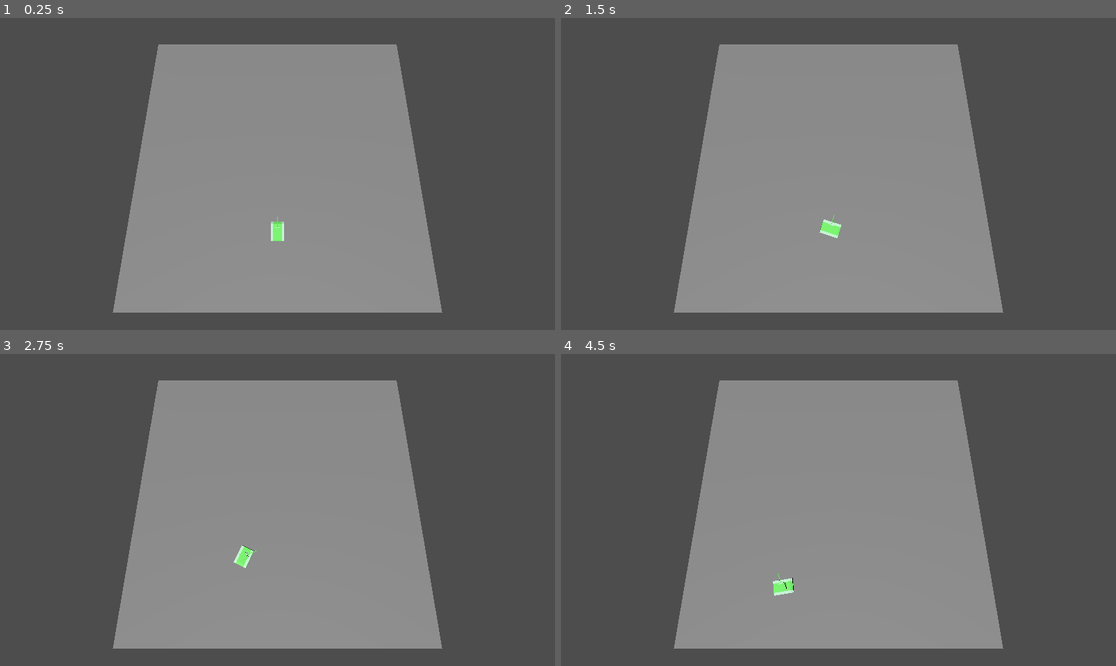
Above: before the commit, frames 1-4 (two rows, left to right).
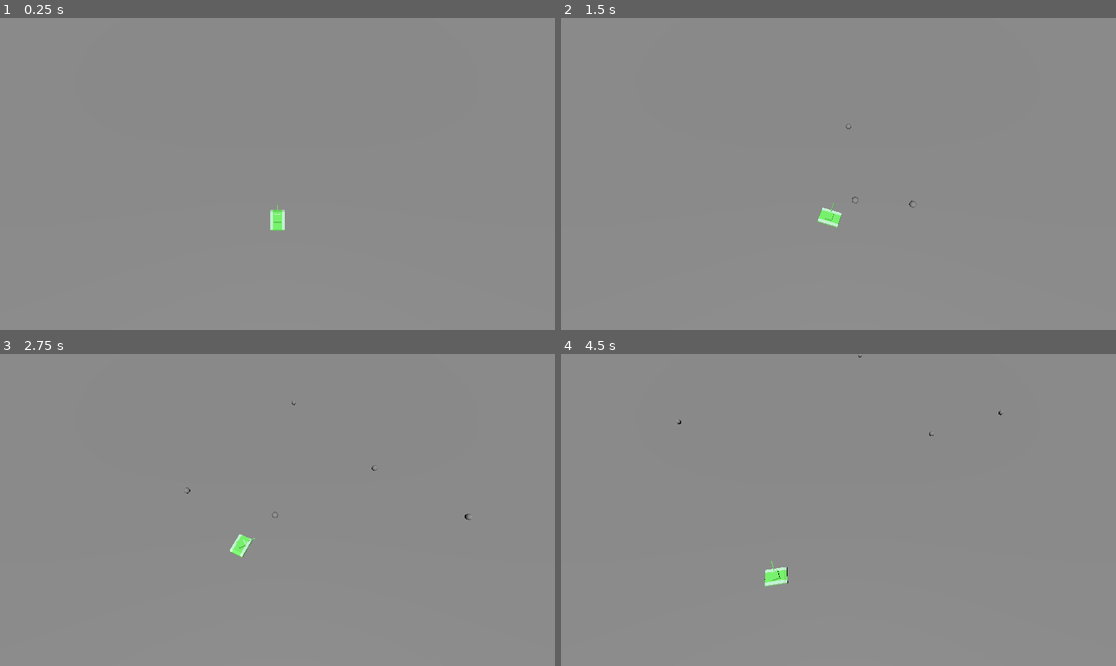
Above: after the commit, the same moments.

Repository: Luke-Joe/tank
Game: Godot game, scene res://scenes/main.tscn
The game is run twice, just before and just after one commit, with the same random seed, the same clock (stepped at 60 frames per second) and the same inputs.
Inputs (mouse positions are in pixels of both pictures, inside the frame that each line leads up to):
- Up to frame 1 (0.25 s): no input
- Up to frame 2 (1.5 s): tap Enter at 0.5 s; move the mouse to (960, 158) at 0.52 s; press the mouse at (960, 158) at 0.53 s; hold D (turn_right) 0.53-1.28 s; move the mouse to (727, 189) at 1.27 s; release the mouse at (727, 189) at 1.28 s; hold S (move_backward) from 1.28 s (still down); click (727, 189) at 1.35 s
- Up to frame 3 (2.75 s): move the mouse to (333, 441) at 2.02 s; release S (move_backward) at 2.03 s; press the mouse at (333, 441) at 2.03 s; hold D (turn_right) from 2.03 s (still down)
- Up to frame 4 (4.5 s): move the mouse to (810, 572) at 2.77 s; release D (turn_right) at 2.78 s; release the mouse at (810, 572) at 2.78 s; hold W (move_forward) 2.78-3.53 s; click (810, 572) at 2.85 s; move the mouse to (1005, 556) at 3.52 s; press the mouse at (1005, 556) at 3.53 s; hold A (turn_left) from 3.53 s (still down); move the mouse to (672, 463) at 4.27 s; release the mouse at (672, 463) at 4.28 s; click (672, 463) at 4.35 s

The runs differ from the first frame. In frame 1, 56% of the frame differs, in the area x 0-100%, y 0-100%; in frame 2, 56%; in frame 3, 56%; in frame 4, 56%.

Commit message:
shell changes

Diff:
--- a/project.godot
+++ b/project.godot
@@ -8,11 +8,15 @@
 
 config_version=5
 
+[animation]
+
+compatibility/default_parent_skeleton_in_mesh_instance_3d=true
+
 [application]
 
 config/name="tank"
 run/main_scene="uid://0hdeb435c6gd"
-config/features=PackedStringArray("4.5", "GL Compatibility")
+config/features=PackedStringArray("4.6", "GL Compatibility")
 config/icon="res://icon.svg"
 
 [input]
--- a/scenes/main.tscn
+++ b/scenes/main.tscn
@@ -7,23 +7,23 @@
 
 [sub_resource type="BoxMesh" id="BoxMesh_efo6m"]
 
-[node name="Main_tscn" type="Node3D"]
+[node name="Main_tscn" type="Node3D" unique_id=1479040445]
 
-[node name="Ground" type="StaticBody3D" parent="."]
+[node name="Ground" type="StaticBody3D" parent="." unique_id=66066755]
 
-[node name="CollisionShape3D" type="CollisionShape3D" parent="Ground"]
+[node name="CollisionShape3D" type="CollisionShape3D" parent="Ground" unique_id=638260976]
 shape = SubResource("BoxShape3D_efo6m")
 
-[node name="MeshInstance3D" type="MeshInstance3D" parent="Ground"]
-transform = Transform3D(500, 0, 0, 0, 10, 0, 0, 0, 500, 0, 0, 0)
+[node name="MeshInstance3D" type="MeshInstance3D" parent="Ground" unique_id=1644311228]
+transform = Transform3D(5000, 0, 0, 0, 10, 0, 0, 0, 5000, 0, 0, 0)
 mesh = SubResource("BoxMesh_efo6m")
 
-[node name="VehicleBody3D" parent="." instance=ExtResource("1_o5qli")]
+[node name="VehicleBody3D" parent="." unique_id=1821173376 instance=ExtResource("1_o5qli")]
 transform = Transform3D(0.1, 0, 0, 0, 0.1, 0, 0, 0, 0.1, 0, 29.157654, 130.28784)
 
-[node name="Camera3D" type="Camera3D" parent="."]
-transform = Transform3D(1, 0, 0, 0, 0.25881907, 0.9659258, 0, -0.9659258, 0.25881907, 0, 386, 134)
+[node name="Camera3D" type="Camera3D" parent="." unique_id=1014850842]
+transform = Transform3D(1, 0, 0, 0, 0.5294211, 0.84835917, 0, -0.84835917, 0.5294211, 0, 329.44177, 243.92963)
 fov = 70.0
 
-[node name="DirectionalLight3D" type="DirectionalLight3D" parent="."]
+[node name="DirectionalLight3D" type="DirectionalLight3D" parent="." unique_id=98977181]
 transform = Transform3D(1, 0, 0, 0, 0.50000006, 0.8660255, 0, -0.8660255, 0.50000006, 302, 0, 0)
--- a/scenes/shell.tscn
+++ b/scenes/shell.tscn
@@ -6,17 +6,17 @@
 
 [sub_resource type="SphereShape3D" id="SphereShape3D_bo4bk"]
 
-[node name="Shell" type="RigidBody3D"]
+[node name="Shell" type="RigidBody3D" unique_id=378543637]
 gravity_scale = 0.0
 continuous_cd = true
 contact_monitor = true
 max_contacts_reported = 4
 script = ExtResource("1_bo4bk")
 
-[node name="MeshInstance3D" type="MeshInstance3D" parent="."]
-transform = Transform3D(10000, 0, 0, 0, 100, 0, 0, 0, 100, -1, 0, 0)
+[node name="MeshInstance3D" type="MeshInstance3D" parent="." unique_id=941127517]
+transform = Transform3D(10, 0, 0, 0, 10, 0, 0, 0, 10, 0, 0, 0)
 mesh = SubResource("SphereMesh_efm2f")
 
-[node name="CollisionShape3D" type="CollisionShape3D" parent="."]
-transform = Transform3D(100, 0, 0, 0, 100, 0, 0, 0, 100, 0, 0, 0)
+[node name="CollisionShape3D" type="CollisionShape3D" parent="." unique_id=1998774512]
+transform = Transform3D(10, 0, 0, 0, 10, 0, 0, 0, 10, 0, 0, 0)
 shape = SubResource("SphereShape3D_bo4bk")
--- a/scenes/tank.tscn
+++ b/scenes/tank.tscn
@@ -1,8 +1,9 @@
-[gd_scene load_steps=24 format=4 uid="uid://dn2qd8twvwk7x"]
+[gd_scene format=4 uid="uid://dn2qd8twvwk7x"]
 
 [ext_resource type="Script" uid="uid://bbi3dma0dq5km" path="res://scripts/tank/Tank.gd" id="1_01nm4"]
 [ext_resource type="Script" uid="uid://bf8q8ihgjgvd4" path="res://scripts/tank/Turret.gd" id="2_c4xvs"]
 [ext_resource type="Script" uid="uid://ofr5gbg4wkge" path="res://scripts/tank/TankInput.gd" id="2_k4vtj"]
+[ext_resource type="PackedScene" uid="uid://dtuwu1ws5qs0u" path="res://scenes/shell.tscn" id="2_lj6hj"]
 
 [sub_resource type="StandardMaterial3D" id="StandardMaterial3D_x8idy"]
 resource_name = "VerdeClaro"
@@ -260,55 +261,56 @@
 [sub_resource type="BoxShape3D" id="BoxShape3D_c4xvs"]
 size = Vector3(200, 150, 300)
 
-[node name="Tank" type="CharacterBody3D"]
+[node name="Tank" type="CharacterBody3D" unique_id=573241699]
 transform = Transform3D(0.1, 0, 0, 0, 0.1, 0, 0, 0, 0.1, 0, 0, 0)
 script = ExtResource("1_01nm4")
-
-[node name="TankInput" type="Node" parent="."]
+shell_scene = ExtResource("2_lj6hj")
+
+[node name="TankInput" type="Node" parent="." unique_id=54009093]
 script = ExtResource("2_k4vtj")
 
-[node name="Hull" type="Node3D" parent="."]
-
-[node name="HullMesh" type="Node3D" parent="Hull"]
+[node name="Hull" type="Node3D" parent="." unique_id=452892043]
+
+[node name="HullMesh" type="Node3D" parent="Hull" unique_id=260120873]
 transform = Transform3D(5.9604645e-08, 0, 1, 2.220446e-16, 1, -1.323489e-23, -1, 2.220446e-16, 5.9604645e-08, 0, -81.41, 0)
 
-[node name="Cube_VerdeClaro_0" type="MeshInstance3D" parent="Hull/HullMesh"]
+[node name="Cube_VerdeClaro_0" type="MeshInstance3D" parent="Hull/HullMesh" unique_id=366493881]
 mesh = SubResource("ArrayMesh_brbl0")
 skeleton = NodePath("")
 
-[node name="Cube_VerdeForte_0" type="MeshInstance3D" parent="Hull/HullMesh"]
+[node name="Cube_VerdeForte_0" type="MeshInstance3D" parent="Hull/HullMesh" unique_id=985135216]
 mesh = SubResource("ArrayMesh_vrs7f")
 skeleton = NodePath("")
 
-[node name="Cube_Luz_0" type="MeshInstance3D" parent="Hull/HullMesh"]
+[node name="Cube_Luz_0" type="MeshInstance3D" parent="Hull/HullMesh" unique_id=742503240]
 mesh = SubResource("ArrayMesh_bxqp6")
 skeleton = NodePath("")
 
-[node name="Cube_Material_0" type="MeshInstance3D" parent="Hull/HullMesh"]
+[node name="Cube_Material_0" type="MeshInstance3D" parent="Hull/HullMesh" unique_id=1334532109]
 mesh = SubResource("ArrayMesh_60mty")
 skeleton = NodePath("")
 
-[node name="TurretPivot" type="Node3D" parent="."]
+[node name="TurretPivot" type="Node3D" parent="." unique_id=559874402]
 script = ExtResource("2_c4xvs")
 
-[node name="TurretMesh" type="Node3D" parent="TurretPivot"]
+[node name="TurretMesh" type="Node3D" parent="TurretPivot" unique_id=524697768]
 transform = Transform3D(0.51606655, 0, 0, 0, 0.22572286, -1.145898e-16, 0, 5.0120544e-17, 0.51606655, 0, -6.074, 0)
 
-[node name="Cube_001_VerdeForte_0" type="MeshInstance3D" parent="TurretPivot/TurretMesh"]
+[node name="Cube_001_VerdeForte_0" type="MeshInstance3D" parent="TurretPivot/TurretMesh" unique_id=787065877]
 mesh = SubResource("ArrayMesh_7etdv")
 skeleton = NodePath("")
 
-[node name="Cube_001_Preto_0" type="MeshInstance3D" parent="TurretPivot/TurretMesh"]
+[node name="Cube_001_Preto_0" type="MeshInstance3D" parent="TurretPivot/TurretMesh" unique_id=1218352722]
 mesh = SubResource("ArrayMesh_l0oyc")
 skeleton = NodePath("")
 
-[node name="Cube_001_VerdeClaro_0" type="MeshInstance3D" parent="TurretPivot/TurretMesh"]
+[node name="Cube_001_VerdeClaro_0" type="MeshInstance3D" parent="TurretPivot/TurretMesh" unique_id=1754853930]
 mesh = SubResource("ArrayMesh_81n6m")
 skeleton = NodePath("")
 
-[node name="Muzzle" type="Node3D" parent="TurretPivot"]
-transform = Transform3D(1, 0, 0, 0, 1, 0, 0, 0, 1, 0, -30, -210)
-
-[node name="CollisionShape3D" type="CollisionShape3D" parent="."]
+[node name="Muzzle" type="Node3D" parent="TurretPivot" unique_id=316020551]
+transform = Transform3D(1, 0, 0, 0, 1, 0, 0, 0, 1, 0, -30, -270.93887)
+
+[node name="CollisionShape3D" type="CollisionShape3D" parent="." unique_id=1054655145]
 transform = Transform3D(1, 0, 0, 0, 1, 0, 0, 0, 1, 0, -75, 0)
 shape = SubResource("BoxShape3D_c4xvs")
--- a/scripts/shell.gd
+++ b/scripts/shell.gd
@@ -1,9 +1,11 @@
 extends RigidBody3D
 
-@export var speed := 25.0
+@export var speed := 175.0
 @export var lifetime := 7.5
 
 var owner_id: int = -1
+
+signal shell_despawned(shell: Node)
 
 func fire(direction: Vector3, owner: int) -> void:
 	owner_id = owner
@@ -12,10 +14,13 @@
 func _physics_process(delta: float) -> void:
 	lifetime -= delta
 	if lifetime <= 0.0:
+		shell_despawned.emit(self)
 		queue_free()
 
 func _ready() -> void:
 	body_entered.connect(_on_body_entered)
+	print("shell ready")
 
 func _on_body_entered(body: Node) -> void:
+	print("shell hit: ", body.name)
 	queue_free()
--- a/scripts/tank/Tank.gd
+++ b/scripts/tank/Tank.gd
@@ -13,9 +13,10 @@
 # FIRING
 @export var shell_scene: PackedScene
 @export var fire_cooldown := 0.4
-
+@export var max_active_shells := 5
 
 var can_fire := true
+var active_shells := 0
 var input_state : TankInputState
 var player_id := 0
 
@@ -49,7 +50,7 @@
 	velocity = forward * new_speed
 	velocity.y = 0.0
 
-func handle_rotation(delta):
+func handle_rotation(delta) -> void:
 	var is_reversing := input_state.move < 0
 
 	var turn = input_state.turn
@@ -57,8 +58,8 @@
 
 	rotation.y += turn * turn_speed * delta
 
-func request_fire():
-	if not can_fire:
+func request_fire() -> void:
+	if not can_fire or active_shells >= max_active_shells:
 		return
 
 	can_fire = false
@@ -66,13 +67,20 @@
 	await get_tree().create_timer(fire_cooldown).timeout
 	can_fire = true
 
-func fire_shell():
+func fire_shell() -> void:
 	if (!shell_scene):
 		push_error("shell_scene not set on tank")
 		return
 
 	var shell = shell_scene.instantiate()
 	shell.global_transform = muzzle.global_transform
+	get_tree().current_scene.add_child(shell)
 	shell.fire(-muzzle.global_basis.z, player_id)
+	shell.shell_despawned.connect(_on_shell_despawned)
 
-	get_tree().current_scene.add_child(shell)
+	active_shells += 1
+	print("firing shell")
+
+func _on_shell_despawned(shell: Node) -> void:
+	active_shells -= 1
+	print('active shells:', active_shells)
Not shown: 1 places in scenes/main.tscn that only renumber resources
Not shown: 1 places in scenes/shell.tscn that only renumber resources
